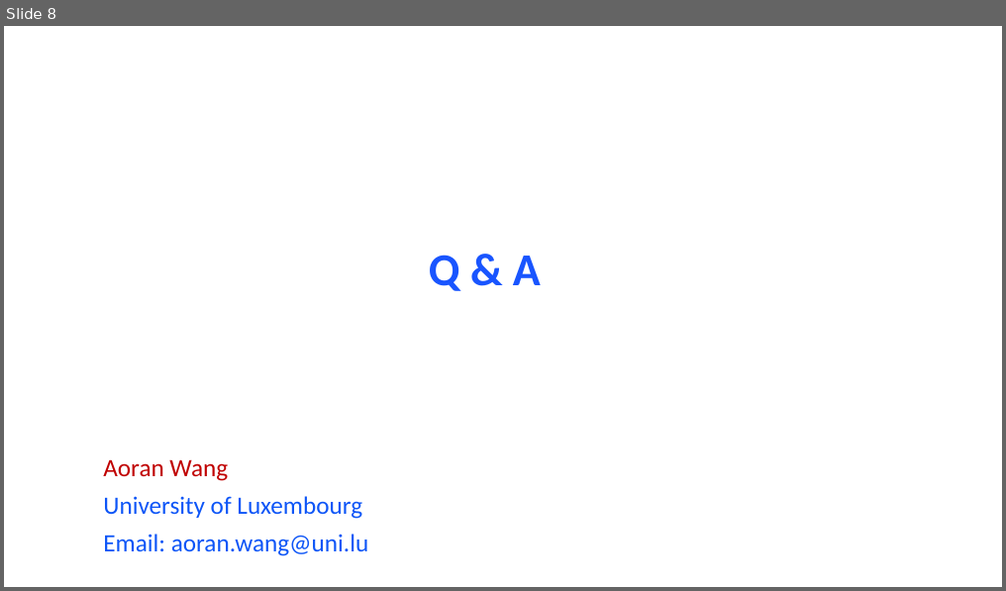
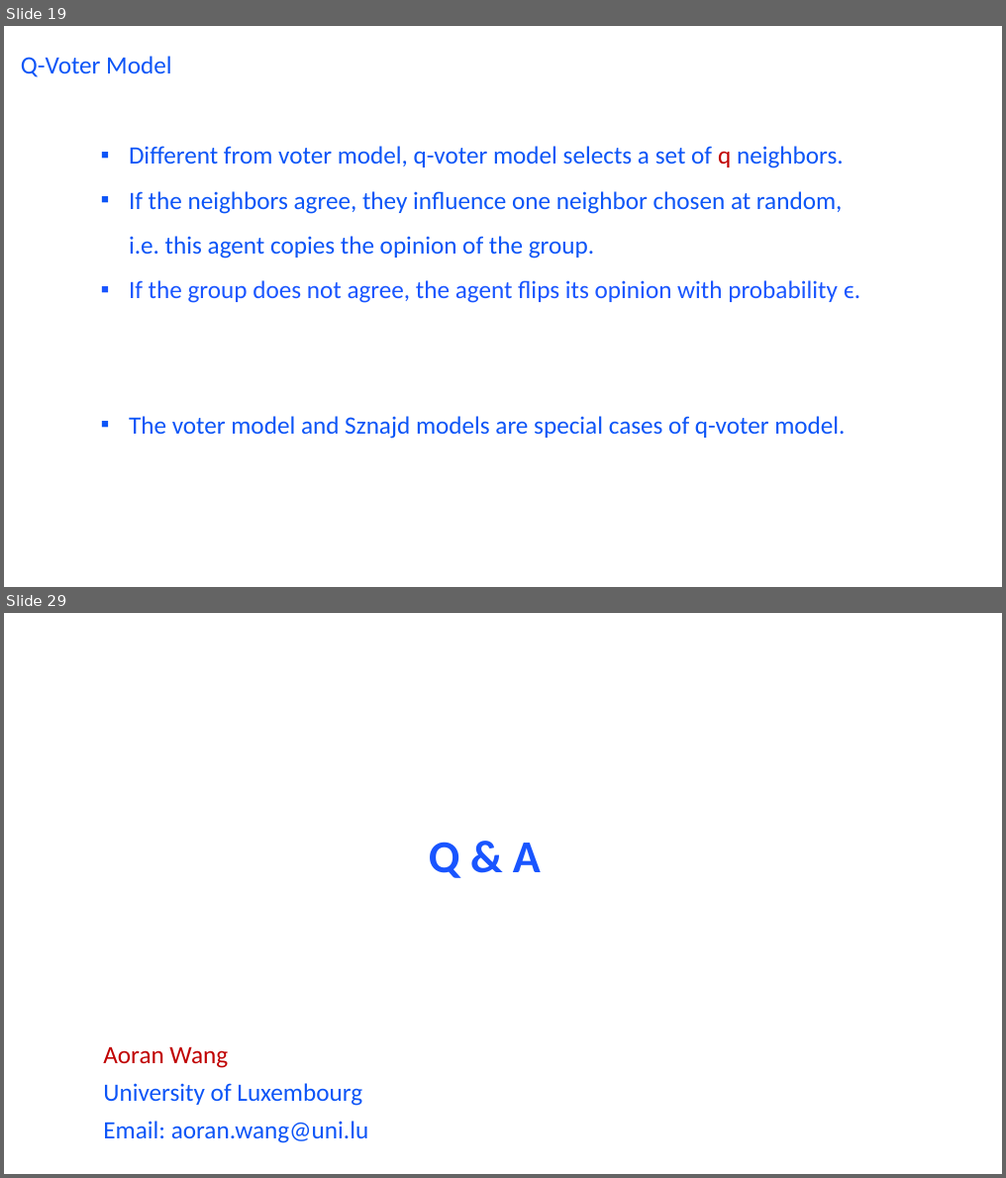
Before and after one commit to wang422003/Complex-Networks_exercise, a slide deck: Slides/Exercise7.pptx. Shown one above the other, each under a label of ours: slide 8 before the commit, slides 19 and 29 after it; the slides between them are not shown. The pictures are 1006x591 and 1006x1178 pixels, drawn with LibreOffice and Linux fonts; fonts in the diff are those of the drawing. Boxes give left, top, right and bottom in pixels: in the first picture for what was removed or moved away, otherwise in the second. Text is boxed around its words. In the diff, an @@ line names an element or a change of style, - is before the commit and + after.

```diff
--- a/Slides/Exercise7.pptx
+++ b/Slides/Exercise7.pptx
@@ slide 19 added at box(4, 26, 1002, 587), background #FFFFFF @@
@@ title added at box(21, 56, 171, 77), 24 pt, text #0D55F7 @@
+Q-Voter Model
@@ text added at box(129, 146, 860, 439), 24 pt, text #0D55F7 @@
+▪ Different from voter model, q-voter model selects a set of q neighbors.
+▪ If the neighbors agree, they influence one neighbor chosen at random, i.e. this agent copies the opinion of the group.
+▪ If the group does not agree, the agent flips its opinion with probability ϵ.
+▪ The voter model and Sznajd models are special cases of q-voter model.
@@ what was slide 8 is now slide 29 @@
```
Also in this commit, not shown: 22 other slides added, 2 slides removed, 1 other file.
